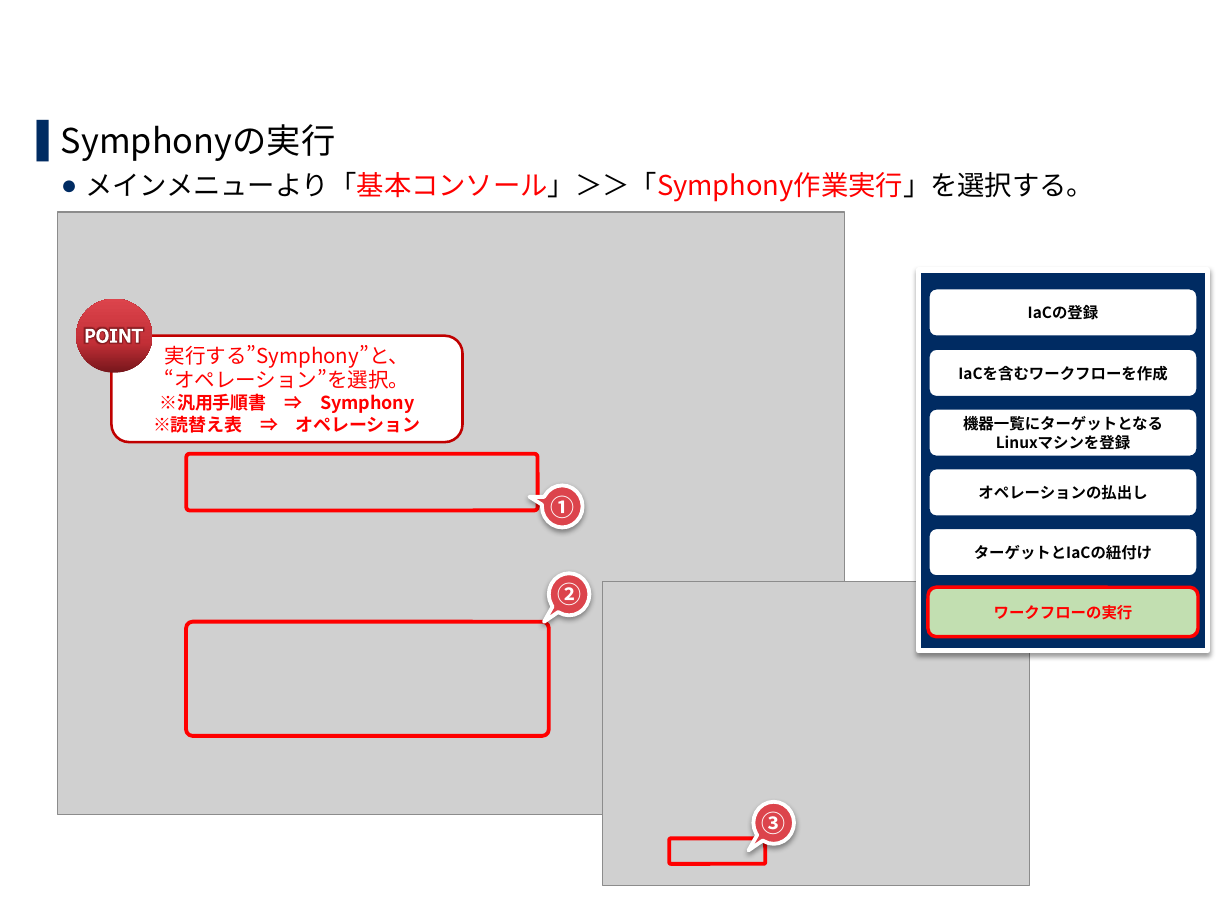
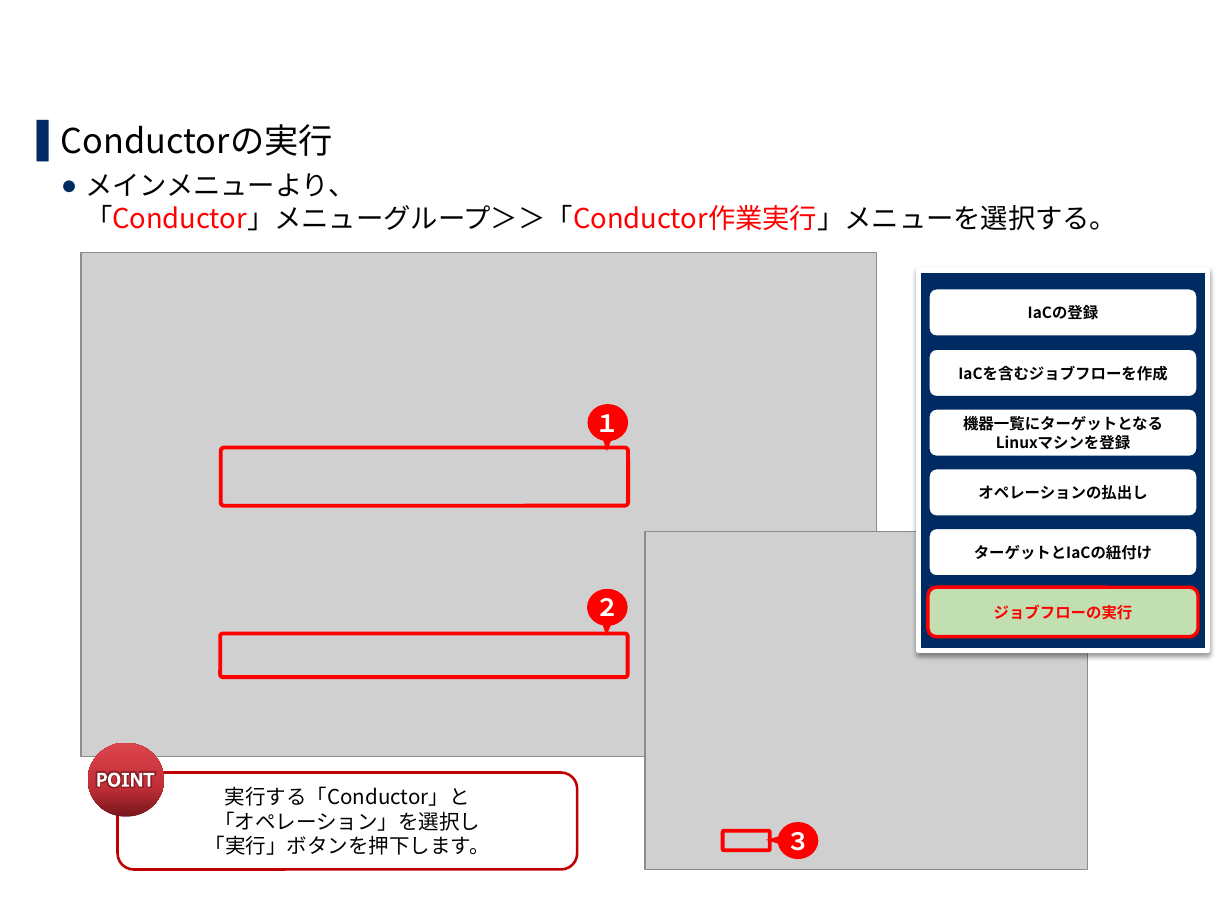
Before and after one commit to exastro-suite/it-automation-docs, a slide deck: slide 19 of asset/Learn_ja/ITA-quickstart_ja.pptx. Drawn at 1232x924 pixels with LibreOffice and Linux fonts; fonts in the diff are those of the drawing; grey boxes stand for pictures; background and template pictures are left out. Boxes give left, top, right and bottom in pixels: in the first picture for what was removed or moved away, otherwise in the second. Text is boxed around its words. In the diff, an @@ line names an element or a change of style, - is before the commit and + after.

```diff
--- a/asset/Learn_ja/ITA-quickstart_ja.pptx
+++ b/asset/Learn_ja/ITA-quickstart_ja.pptx
@@ text at <box>61,124,1117,231</box>: text changed @@
-▌ Symphonyの実行
-  ● メインメニューより「基本コンソール」＞＞「Symphony作業実行」を選択する。
+▌ Conductorの実行
+  ● メインメニューより、
+    「Conductor」メニューグループ＞＞「Conductor作業実行」メニューを選択する。
@@ picture: place and size @@
-picture at <box>58,212,845,814</box>
+picture at <box>81,253,877,756</box>
@@ text in rounded rectangle at <box>958,365,1167,381</box>: text changed @@
-IaCを含むワークフローを作成
+IaCを含むジョブフローを作成
@@ fill #DC444C to #FF0000; outline #FFFFFF 2.25 pt to none; shadow off; proportions changed in 3 elements at <box>777,822,818,859</box>, <box>588,589,628,626</box>, <box>588,404,628,441</box> @@
@@ speech bubble "１": place and size @@
-speech bubble "１" at <box>542,485,583,527</box>
+speech bubble "１" at <box>588,404,628,441</box>
@@ text in speech bubble at <box>596,407,620,438</box>: text changed @@
-①
+１
@@ rounded rectangle: place and size @@
-rounded rectangle at <box>186,453,537,510</box>
+rounded rectangle at <box>221,447,628,505</box>
@@ picture: place and size @@
-picture at <box>602,582,1030,885</box>
+picture at <box>646,531,1088,870</box>
@@ speech bubble "２": place and size @@
-speech bubble "２" at <box>548,573,589,615</box>
+speech bubble "２" at <box>588,589,628,626</box>
@@ text in speech bubble at <box>595,592,619,623</box>: text changed @@
-②
+２
@@ text in rounded rectangle at <box>994,605,1133,620</box>: text changed @@
-ワークフローの実行
+ジョブフローの実行
@@ rounded rectangle: place and size @@
-rounded rectangle at <box>186,622,548,737</box>
+rounded rectangle at <box>221,633,628,676</box>
@@ ellipse: place and size @@
-ellipse at <box>76,298,153,372</box>
+ellipse at <box>87,743,164,817</box>
@@ freeform shape: place and size @@
-freeform shape at <box>85,329,142,344</box>
+freeform shape at <box>97,772,154,787</box>
@@ rounded rectangle "実行する「Conductor」と": place and size @@
-rounded rectangle "実行する「Conductor」と" at <box>111,336,462,442</box>
+rounded rectangle "実行する「Conductor」と" at <box>117,772,577,870</box>
@@ text in rounded rectangle at <box>205,786,490,855</box>: text changed; text colour #FF0000 to #000000 @@
-実行する”Symphony”と、
-“オペレーション”を選択。
-※汎用手順書 ⇒ Symphony
-※読替え表 ⇒ オペレーション
+実行する「Conductor」と
+「オペレーション」を選択し
+「実行」ボタンを押下します。
@@ rounded rectangle: place and size @@
-rounded rectangle at <box>669,839,765,865</box>
+rounded rectangle at <box>723,830,770,850</box>
@@ speech bubble "３": place and size @@
-speech bubble "３" at <box>754,802,795,844</box>
+speech bubble "３" at <box>777,822,818,859</box>
@@ text in speech bubble at <box>786,825,810,856</box>: text changed @@
-③
+３
```
Also in this commit, not shown: 18 other slides changed, 1 slide added, 1 other file.
